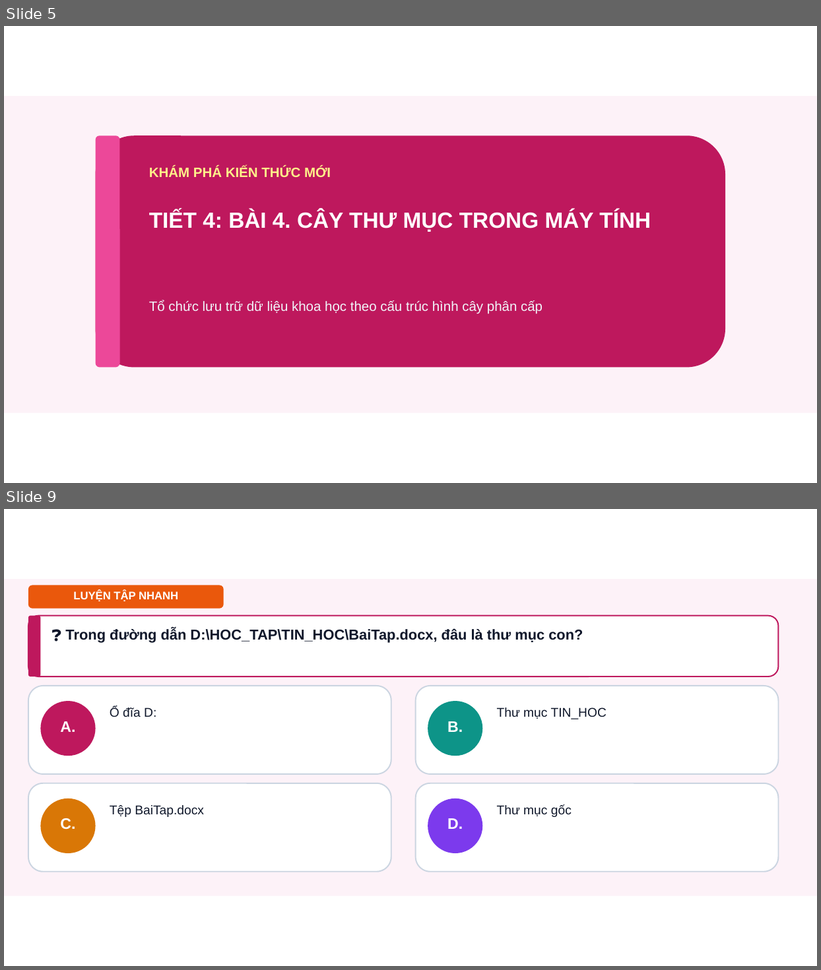
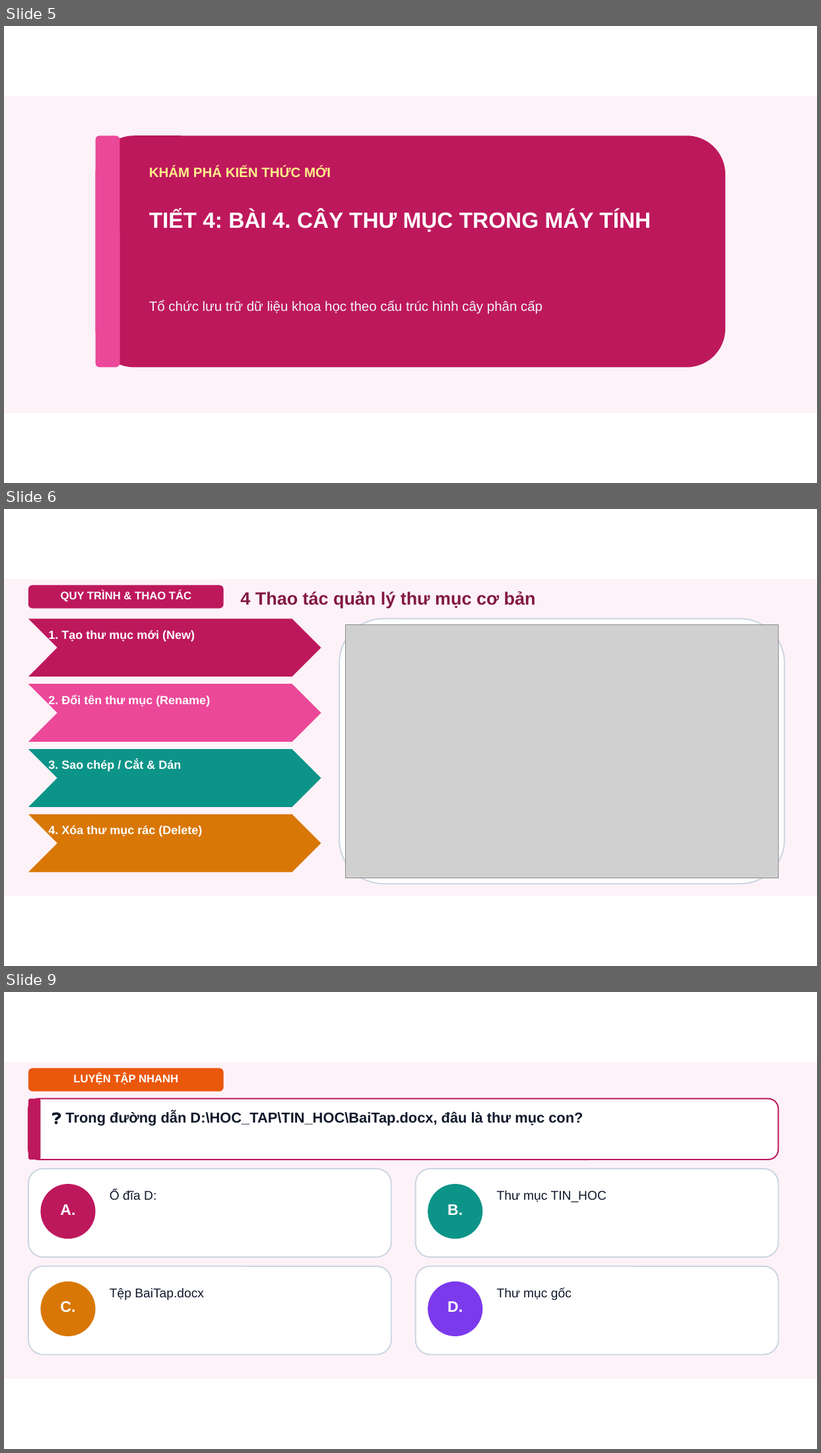
Before and after one commit to dinhnguyenhnue/UNIGO, a slide deck: KHBD_Tin_học/Lớp_5/Tuần_04/Slide_Tin_hoc_Lop_5_Bai03_04.pptx. Shown one above the other, each under a label of ours: slides 5 and 9 before the commit, slides 5, 6 and 9 after it; the slides between them are not shown. The pictures are 821x970 and 821x1453 pixels, drawn with LibreOffice and Linux fonts; fonts in the diff are those of the drawing; grey boxes stand for pictures; background and template pictures are left out. Boxes give left, top, right and bottom in pixels: in the first picture for what was removed or moved away, otherwise in the second. Text is boxed around its words. In the diff, an @@ line names an element or a change of style, - is before the commit and + after.

```diff
--- a/KHBD_Tin_học/Lớp_5/Tuần_04/Slide_Tin_hoc_Lop_5_Bai03_04.pptx
+++ b/KHBD_Tin_học/Lớp_5/Tuần_04/Slide_Tin_hoc_Lop_5_Bai03_04.pptx
@@ slide 6 added at <box>4,509,817,966</box>, background #FFFFFF @@
@@ rectangle added at <box>4,579,817,896</box>, fill #FDF2F8 @@
@@ rounded rectangle added at <box>28,586,224,609</box>, fill #BE185D @@
@@ text added at <box>61,591,191,602</box>, 13 pt, text #FFFFFF, bold @@
+QUY TRÌNH & THAO TÁC
@@ text added at <box>240,591,536,608</box>, 21 pt, text #831843, bold @@
+4 Thao tác quản lý thư mục cơ bản
@@ chevron added at <box>28,619,321,677</box>, fill #BE185D @@
@@ rounded rectangle added at <box>339,619,785,884</box>, fill #FFFFFF, outline #CBD5E1 1.5 pt @@
@@ picture added at <box>346,625,779,878</box> @@
@@ text added at <box>48,630,195,642</box>, 14 pt, text #FFFFFF, bold @@
+1. Tạo thư mục mới (New)
@@ chevron added at <box>28,684,321,742</box>, fill #EC4899 @@
@@ text added at <box>48,695,210,707</box>, 14 pt, text #FFFFFF, bold @@
+2. Đổi tên thư mục (Rename)
@@ chevron added at <box>28,749,321,807</box>, fill #0D9488 @@
@@ text added at <box>48,760,181,772</box>, 14 pt, text #FFFFFF, bold @@
+3. Sao chép / Cắt & Dán
@@ chevron added at <box>28,815,321,873</box>, fill #D97706 @@
@@ text added at <box>48,826,202,838</box>, 14 pt, text #FFFFFF, bold @@
+4. Xóa thư mục rác (Delete)
```
Also in this commit, not shown: 2 other slides added, 3 slides removed, 14 other files.
